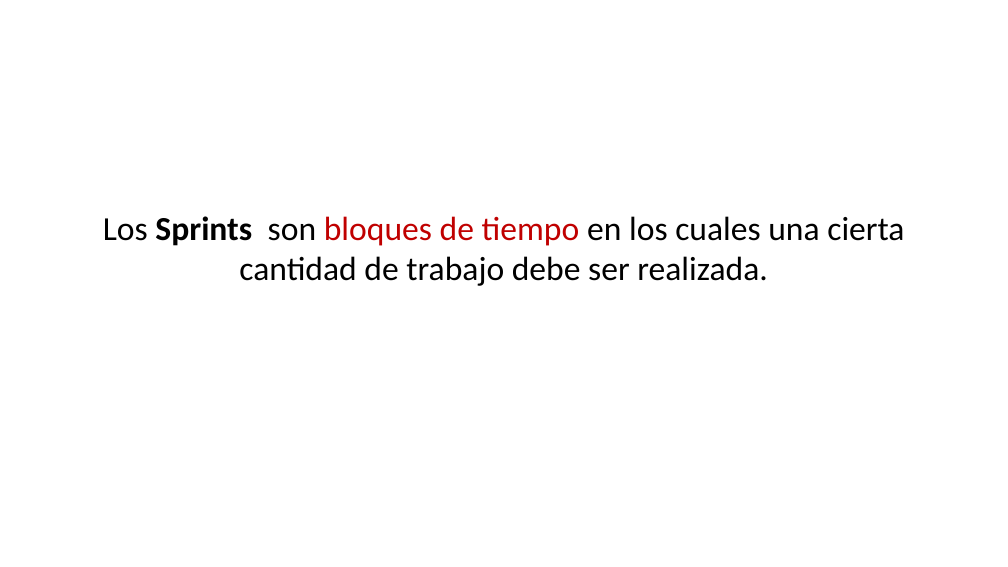
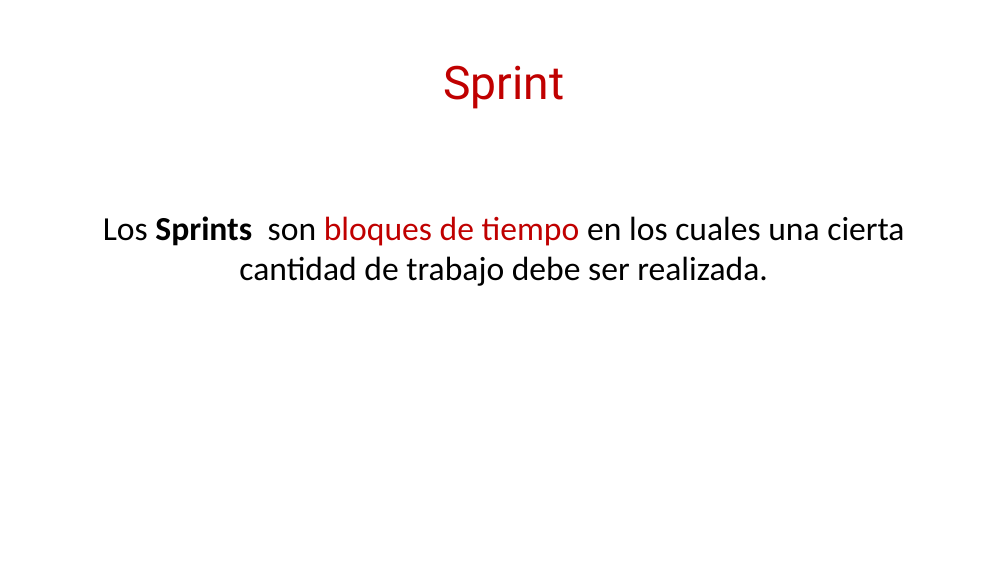
Before and after one commit to daniiel/cursos, a slide deck: slide 34 of Scrum/introduccion a scrum.pptx (slide 14 before the commit). Drawn at 1008x567 pixels with LibreOffice and Linux fonts; fonts in the diff are those of the drawing. Boxes give left, top, right and bottom in pixels: in the first picture for what was removed or moved away, otherwise in the second. Text is boxed around its words. In the diff, an @@ line names an element or a change of style, - is before the commit and + after.

```diff
--- a/Scrum/introduccion a scrum.pptx
+++ b/Scrum/introduccion a scrum.pptx
@@ title added at (443, 65, 564, 109), 44 pt, text #C00000 @@
+Sprint
```
Also in this commit, not shown: 4 other slides changed, 28 slides added.
